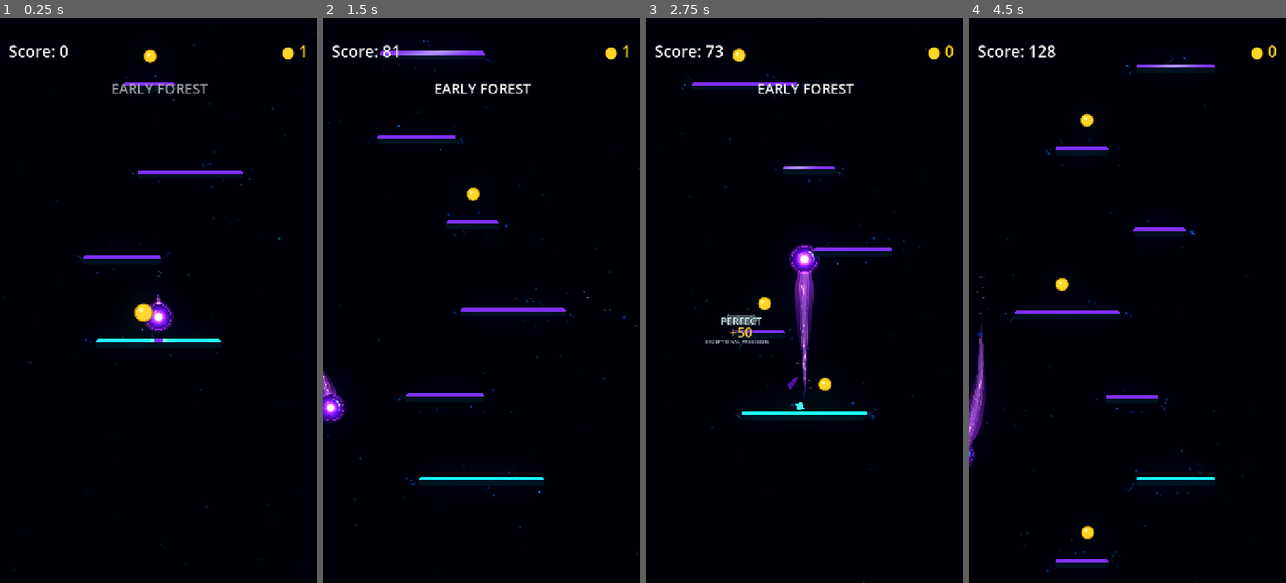
Above: before the commit, frames 1-4 (left to right).
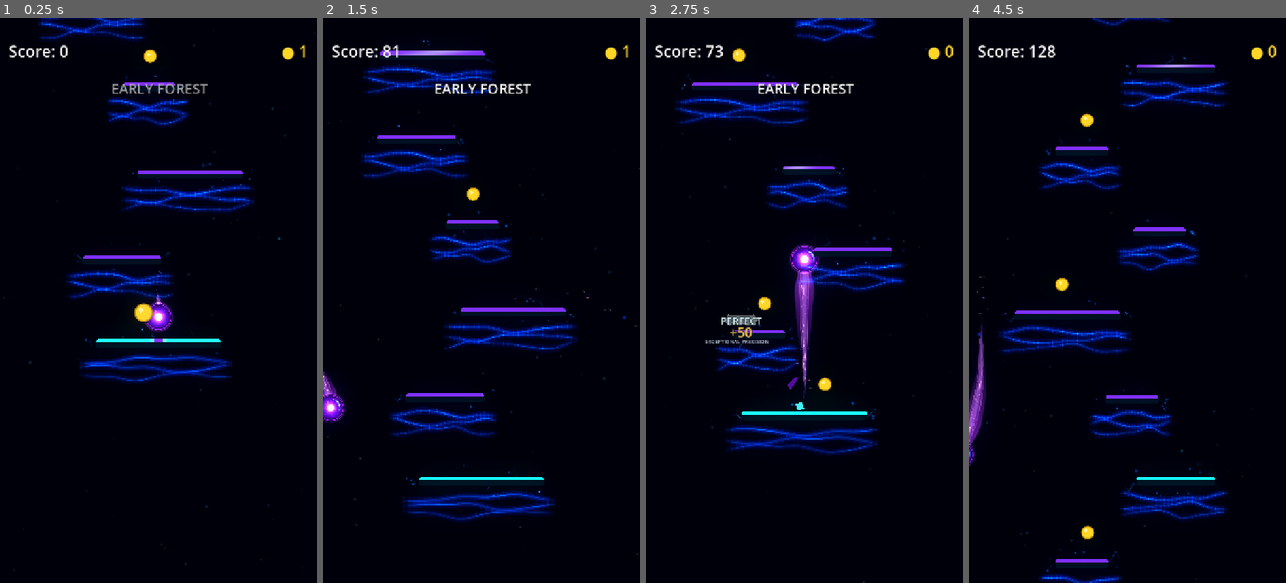
Above: after the commit, the same moments.

Repository: Kryodo/TowerJump
Game: Godot game, scene res://scenes/main.tscn
Two runs of this game, one before a commit and one after it. Both use one fixed random seed, a clock stepped at 60 frames per second and the inputs below.
Inputs (mouse positions are in pixels of both pictures, inside the frame that each line leads up to):
- Up to frame 1 (0.25 s): no input
- Up to frame 2 (1.5 s): move the mouse to (551, 272) at 0.52 s; hold Right (ui_right) 0.53-1.25 s; click (551, 272) at 0.67 s; drag from (418, 328) to (471, 193) at 1.27 s
- Up to frame 3 (2.75 s): click "Nochmal spielen" at 2 s
- Up to frame 4 (4.5 s): move the mouse to (1159, 176) at 2.77 s; hold Right (ui_right) 2.78-3.5 s; drag from (1111, 413) to (1060, 193) at 3.52 s; move the mouse to (1222, 385) at 4.27 s; hold Left (ui_left) from 4.28 s (still down)

The runs differ from the first frame. In frame 1, 5.8% of the frame differs, in the area x 12-81%, y 0-65%; in frame 2, 7.3%, in the area x 12-81%, y 8-90%; in frame 3, 6.5%; in frame 4, 6.7%.

Commit message:
Draw readable organic undercurrent ribbons directly

Diff:
--- a/scripts/platform_resonance_field.gd
+++ b/scripts/platform_resonance_field.gd
@@ -9,7 +9,6 @@
 
 const PLATFORM_TYPE_NORMAL: int = 0
 const CLOUD_SHADER := preload("res://scenes/platform_resonance_cloud.gdshader")
-const UNDERCURRENT_SHADER := preload("res://scenes/platform_resonance_undercurrent.gdshader")
 
 const CLOUD_MARGIN_X: float = 86.0
 const CLOUD_MARGIN_Y: float = 90.0
@@ -31,14 +30,12 @@
 
 var _cloud: Polygon2D
 var _cloud_material: ShaderMaterial
-var _undercurrent: Polygon2D
-var _undercurrent_material: ShaderMaterial
 
 
 func _ready() -> void:
 	_phase_offset = randf_range(0.0, 997.0)
 	material = _make_additive_material()
-	_create_resonance_layers()
+	_create_cloud_layer()
 	set_process(true)
 
 
@@ -48,18 +45,7 @@
 	return additive_material
 
 
-func _create_resonance_layers() -> void:
-	# The undercurrent has its own material and shader so its shape, contrast,
-	# and motion can be tuned without increasing the diffuse cloud's density.
-	_undercurrent = Polygon2D.new()
-	_undercurrent.name = "LivingUndercurrent"
-	_undercurrent.z_index = 0
-	_undercurrent.material = ShaderMaterial.new()
-	_undercurrent_material = _undercurrent.material as ShaderMaterial
-	_undercurrent_material.shader = UNDERCURRENT_SHADER
-	_undercurrent_material.set_shader_parameter("phase_offset", _phase_offset)
-	add_child(_undercurrent)
-
+func _create_cloud_layer() -> void:
 	_cloud = Polygon2D.new()
 	_cloud.name = "DiffuseResonanceCloud"
 	_cloud.z_index = 0
@@ -108,16 +94,13 @@
 	])
 	_cloud.polygon = field_polygon
 	_cloud.uv = field_uv
-	_undercurrent.polygon = field_polygon
-	_undercurrent.uv = field_uv
-
-	var field_size := Vector2(half_width * 2.0, half_height * 2.0)
-	_cloud_material.set_shader_parameter("field_size", field_size)
+
+	_cloud_material.set_shader_parameter(
+		"field_size",
+		Vector2(half_width * 2.0, half_height * 2.0)
+	)
 	_cloud_material.set_shader_parameter("platform_half_width", _platform_width * 0.5)
 	_cloud_material.set_shader_parameter("platform_half_height", _platform_height * 0.5)
-	_undercurrent_material.set_shader_parameter("field_size", field_size)
-	_undercurrent_material.set_shader_parameter("platform_half_width", _platform_width * 0.5)
-	_undercurrent_material.set_shader_parameter("platform_half_height", _platform_height * 0.5)
 
 
 func set_approach_feedback(charge: float, target_x: float) -> void:
@@ -177,7 +160,7 @@
 
 
 func _sync_cloud_parameters() -> void:
-	if _cloud_material == null or _undercurrent_material == null:
+	if _cloud_material == null:
 		return
 	_cloud_material.set_shader_parameter("approach_charge", _approach_charge)
 	_cloud_material.set_shader_parameter("approach_target_x", _approach_target_x)
@@ -185,10 +168,6 @@
 	_cloud_material.set_shader_parameter("landing_strength", _landing_wave_strength)
 	_cloud_material.set_shader_parameter("landing_x", _landing_local_x)
 	_cloud_material.set_shader_parameter("phase_offset", _phase_offset)
-	_undercurrent_material.set_shader_parameter("approach_charge", _approach_charge)
-	_undercurrent_material.set_shader_parameter("landing_age", _landing_wave_age)
-	_undercurrent_material.set_shader_parameter("landing_strength", _landing_wave_strength)
-	_undercurrent_material.set_shader_parameter("phase_offset", _phase_offset)
 
 
 func _draw() -> void:
@@ -197,8 +176,89 @@
 
 	var half_width: float = _platform_width * 0.5
 	var half_height: float = _platform_height * 0.5
+	_draw_undercurrent_ribbons(half_width, half_height)
 	_draw_edge_filaments(half_width, half_height)
 	_draw_edge_fragments(half_width, half_height)
+
+
+func _draw_undercurrent_ribbons(half_width: float, half_height: float) -> void:
+	# Draw the main flow directly through this CanvasItem. These ribbons have
+	# real width and color contrast instead of depending on a subtle noise mask.
+	# Their curves drift slowly while brighter cores travel along each stream.
+	var segment_count: int = 28
+	var lane_offsets: Array[float] = [27.0, 46.0, 64.0]
+	var lane_strengths: Array[float] = [0.92, 0.78, 0.60]
+	var start_x: float = -half_width - 36.0
+	var end_x: float = half_width + 36.0
+
+	for stream_index in range(lane_offsets.size()):
+		var phase: float = _phase_offset * 0.013 + float(stream_index) * 2.17
+		var lane_offset: float = lane_offsets[stream_index]
+		var lane_strength: float = lane_strengths[stream_index]
+		var previous_point := Vector2.ZERO
+		var has_previous: bool = false
+
+		for segment_index in range(segment_count + 1):
+			var t: float = float(segment_index) / float(segment_count)
+			var x: float = lerpf(start_x, end_x, t)
+			var slow_wave: float = sin(
+				t * TAU * (1.05 + float(stream_index) * 0.12)
+				- _time * (0.31 + float(stream_index) * 0.035)
+				+ phase
+			) * (6.0 + float(stream_index) * 0.7)
+			var middle_wave: float = sin(
+				t * TAU * (2.15 + float(stream_index) * 0.18)
+				+ _time * (0.24 + float(stream_index) * 0.045)
+				+ phase * 1.73
+			) * 2.8
+			var fine_wave: float = sin(
+				t * TAU * (3.4 + float(stream_index) * 0.25)
+				- _time * 0.47 + phase * 2.1
+			) * 1.15
+			var y: float = half_height + lane_offset + slow_wave + middle_wave + fine_wave
+			var current_point := Vector2(x, y)
+
+			if has_previous:
+				# Ends soften beyond the platform footprint; flow stays strongest
+				# in the middle and remains visible in the ordinary idle state.
+				var end_fade: float = smoothstep(0.0, 0.10, t) * (
+					1.0 - smoothstep(0.90, 1.0, t)
+				)
+				var moving_light: float = 0.5 + 0.5 * sin(
+					t * TAU * (1.35 + float(stream_index) * 0.16)
+					- _time * (1.05 + float(stream_index) * 0.12)
+					+ phase * 1.4
+				)
+				var bright_core: float = pow(moving_light, 3.0)
+				var strength: float = lane_strength * end_fade * (
+					0.82 + moving_light * 0.18
+				)
+
+				# Broad aura, distinct stream body, traveling core.
+				draw_line(
+					previous_point,
+					current_point,
+					Color(0.015, 0.08, 0.72, 0.22 * strength),
+					16.0,
+					true
+				)
+				draw_line(
+					previous_point,
+					current_point,
+					Color(0.025, 0.19, 1.10, 0.30 * strength),
+					8.0 if stream_index < 2 else 6.5,
+					true
+				)
+				draw_line(
+					previous_point,
+					current_point,
+					Color(0.045, 0.46, 1.85, (0.30 + bright_core * 0.42) * strength),
+					2.0 if stream_index < 2 else 1.6,
+					true
+				)
+
+			previous_point = current_point
+			has_previous = true
 
 
 func _draw_edge_filaments(half_width: float, half_height: float) -> void:
